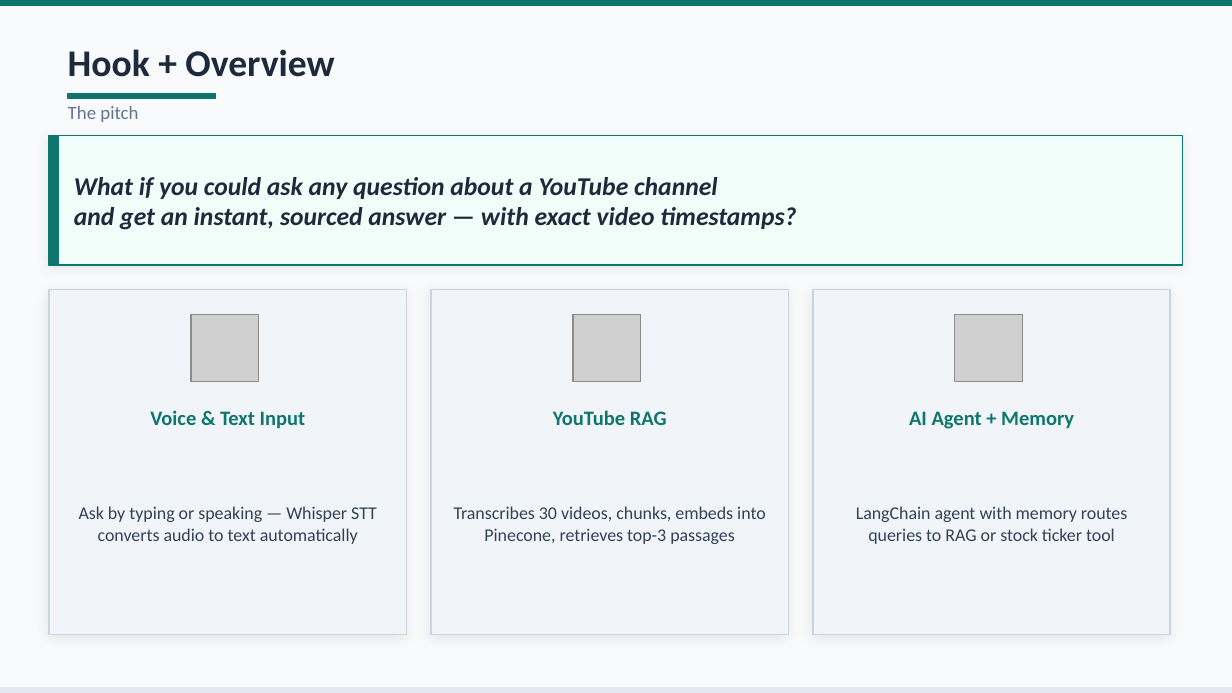
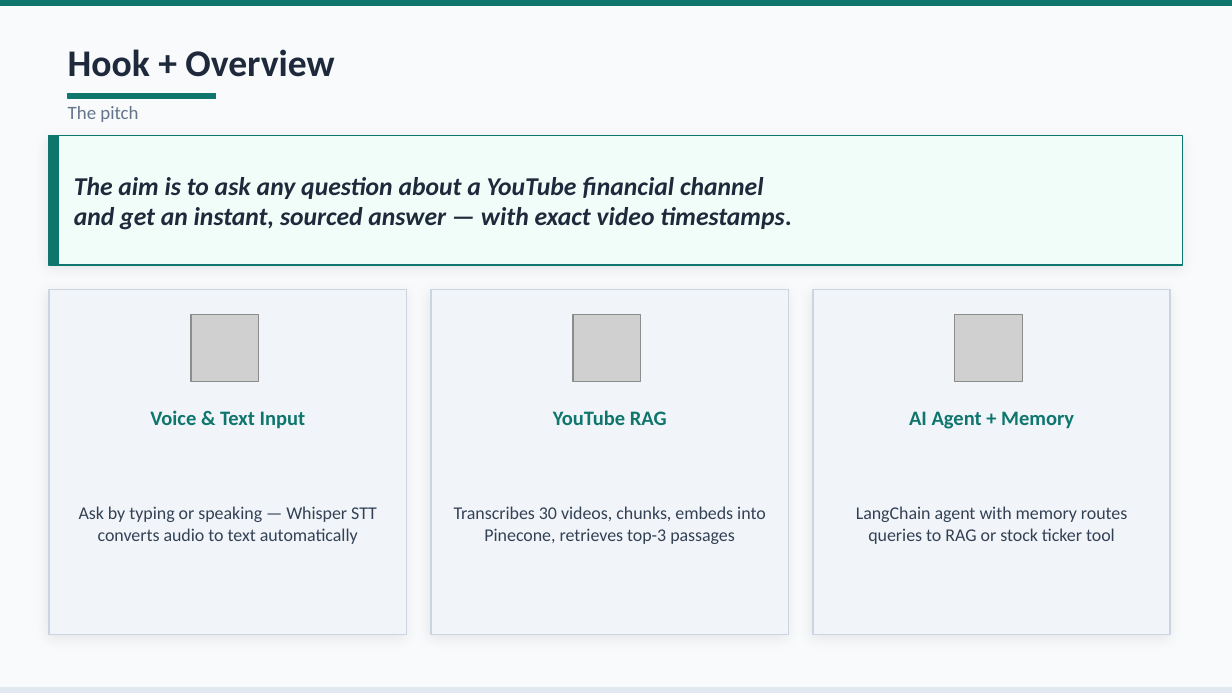
Before and after one commit to biancaene/ironhack_project_chatbot, a slide deck: slide 2 of presentation/presentation_youtube_qa_chatbot.pptx. Drawn at 1232x693 pixels with LibreOffice and Linux fonts; fonts in the diff are those of the drawing; grey boxes stand for pictures. Boxes give left, top, right and bottom in pixels: in the first picture for what was removed or moved away, otherwise in the second. Text is boxed around its words. In the diff, an @@ line names an element or a change of style, - is before the commit and + after.

Commit message:
small updates on presentation

```diff
--- a/presentation/presentation_youtube_qa_chatbot.pptx
+++ b/presentation/presentation_youtube_qa_chatbot.pptx
@@ text at (74, 177, 792, 230): text changed @@
-What if you could ask any question about a YouTube channel
-and get an instant, sourced answer — with exact video timestamps?
+The aim is to ask any question about a YouTube financial channel
+and get an instant, sourced answer — with exact video timestamps.
```
Also in this commit, not shown: 6 other slides changed.
